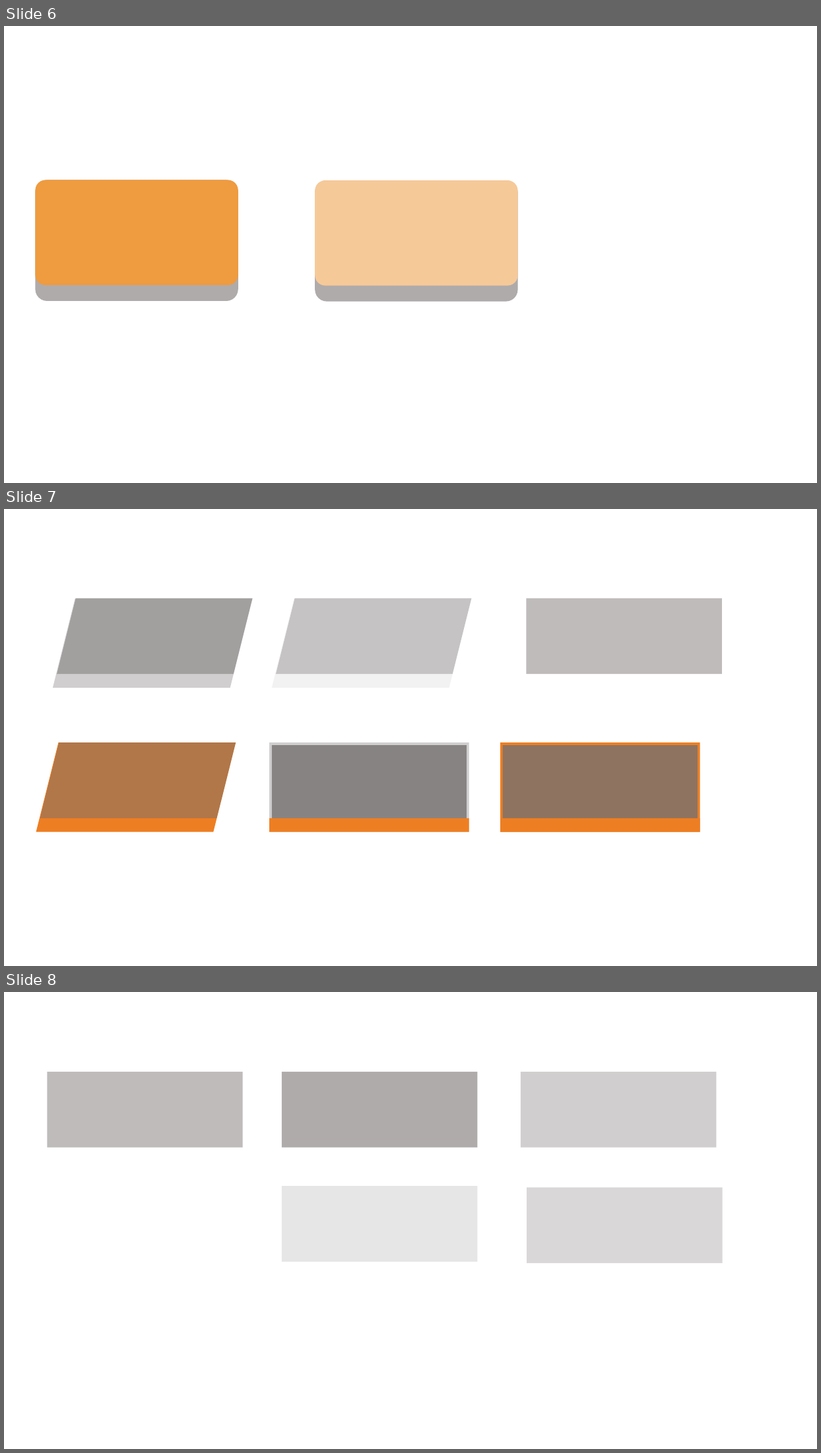
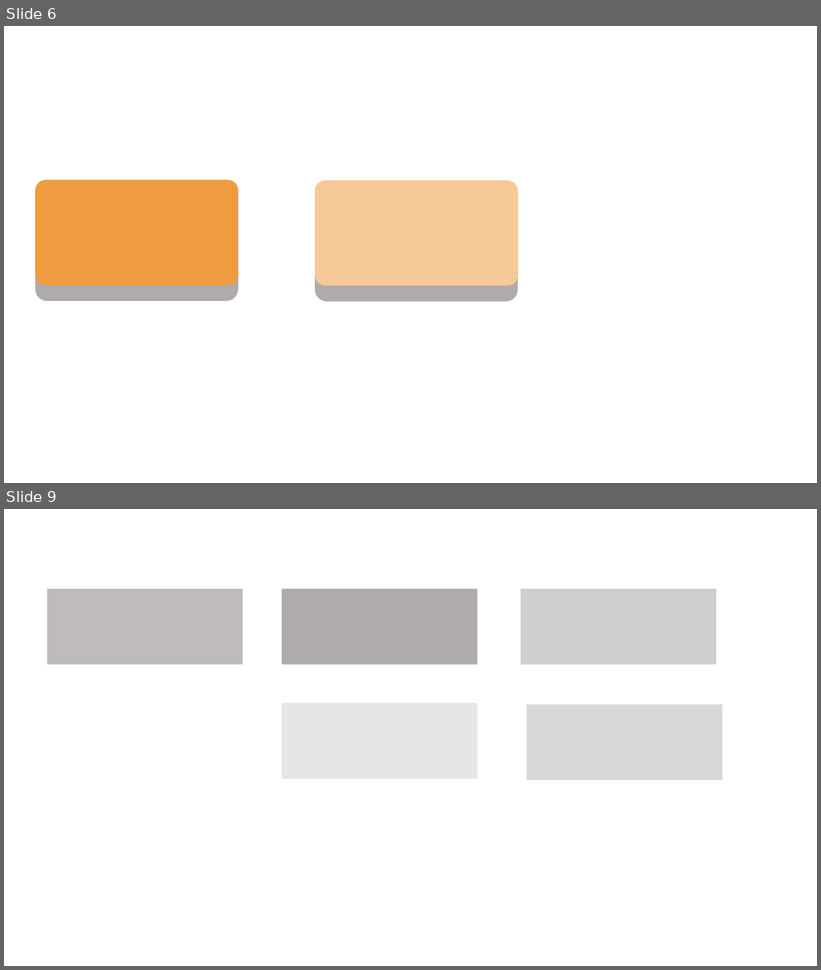
Before and after one commit to Seoha57/SW, a slide deck: Projects/SW_Design/UI/UI_design.pptx. Shown one above the other, each under a label of ours: slides 6, 7 and 8 before the commit, slides 6 and 9 after it; the slides between them are not shown. The pictures are 821x1453 and 821x970 pixels, drawn with LibreOffice and Linux fonts; fonts in the diff are those of the drawing. Boxes give left, top, right and bottom in pixels: in the first picture for what was removed or moved away, otherwise in the second. Text is boxed around its words. In the diff, an @@ line names an element or a change of style, - is before the commit and + after.

```diff
--- a/Projects/SW_Design/UI/UI_design.pptx
+++ b/Projects/SW_Design/UI/UI_design.pptx
@@ slide 7 removed at [4, 509, 817, 966], background #FFFFFF @@
@@ parallelogram removed at [53, 599, 252, 689] @@
@@ parallelogram removed at [57, 599, 253, 674] @@
@@ parallelogram removed at [272, 599, 471, 689] @@
@@ parallelogram removed at [276, 599, 472, 674] @@
@@ rectangle removed at [526, 599, 722, 674] @@
@@ parallelogram removed at [36, 743, 236, 832] @@
@@ parallelogram removed at [40, 743, 236, 819] @@
@@ rectangle removed at [269, 743, 469, 832] @@
@@ rectangle removed at [272, 746, 467, 819] @@
@@ rectangle removed at [500, 743, 700, 832] @@
@@ rectangle removed at [503, 746, 698, 819] @@
@@ rectangle removed at [269, 819, 469, 833] @@
@@ rectangle removed at [500, 819, 700, 833] @@
@@ what was slide 8 is now slide 9 @@
```
Also in this commit, not shown: 1 slide changed, 2 slides added, 49 other files.
